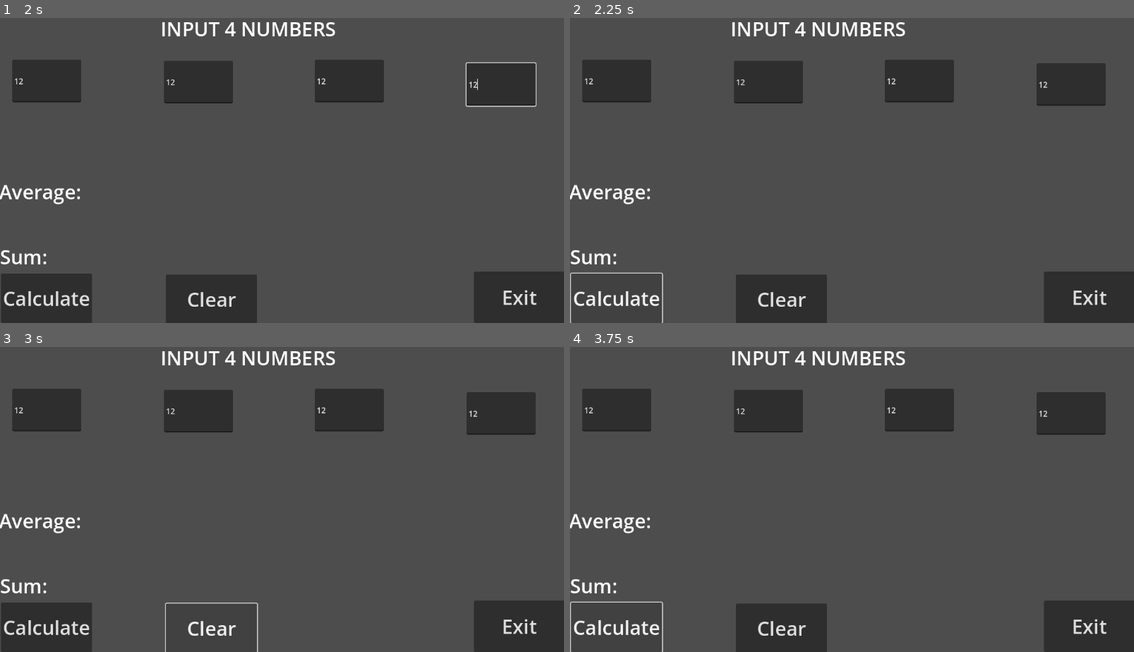
Above: before the commit, frames 1-4 (two rows, left to right).
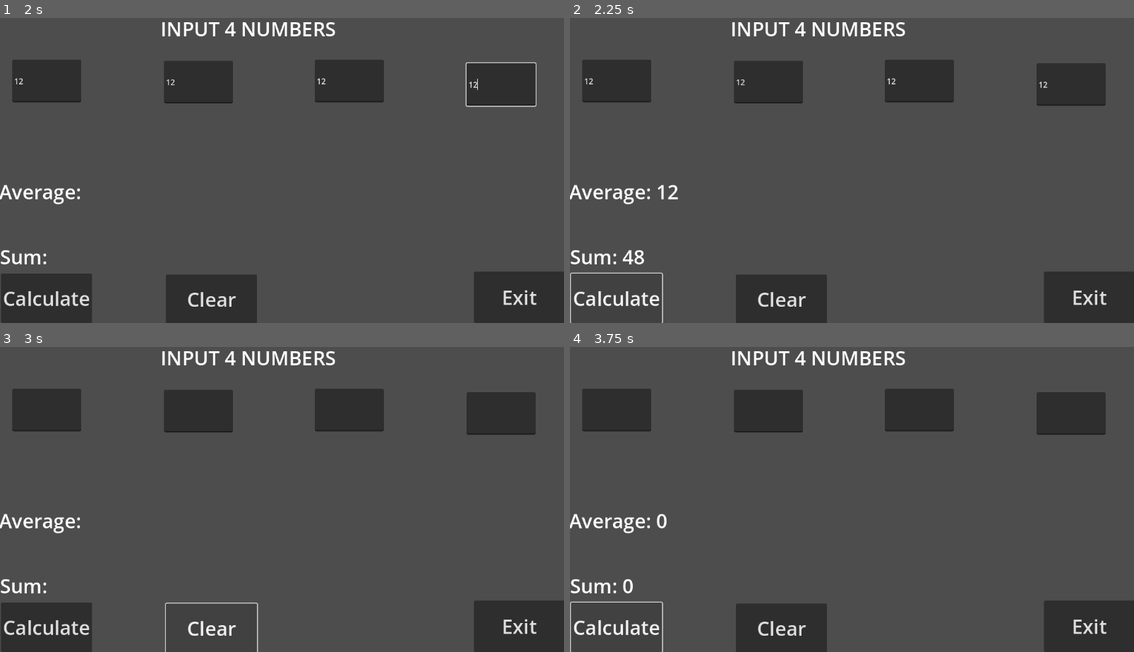
Above: after the commit, the same moments.

Repository: max-schilling/game-design-1
Game: Godot game, scene res://prog_54b.tscn
The game is run twice, just before and just after one commit, with the same random seed, the same clock (stepped at 60 frames per second) and the same inputs. The project has no main scene, so this scene is started directly.
Inputs (mouse positions are in pixels of both pictures, inside the frame that each line leads up to):
- Up to frame 1 (2 s): click (45, 82) at 0.52 s; type "12" at 0.6 s; click (197, 82) at 0.75 s; type "12" at 0.83 s; click (349, 82) at 0.98 s; type "12" at 1.07 s; click (501, 85) at 1.27 s; type "12" at 1.35 s
- Up to frame 2 (2.25 s): click "Calculate" at 2 s
- Up to frame 3 (3 s): click "Clear" at 2.75 s
- Up to frame 4 (3.75 s): click "Calculate" at 3.5 s

Frame 1 is identical in both runs. In frame 2, 0.2% of the frame differs, in the area x 9-20%, y 54-81%; in frame 3, less than 0.1%; in frame 4, 0.2%.
Error before the commit: Invalid access to property or key 'text' on a base object of type 'null instance'. (res://prog_54b.gd:4)

Commit message:
update 1/2 || 9/11

Diff:
--- a/prog_54b.gd
+++ b/prog_54b.gd
@@ -1,22 +1,24 @@
 extends Control
 
 func _on_btn_calc_pressed() -> void:
-	var numa = int($txtNumImp_1.text)
-	var numb = int($txtNumImp_2.text)
-	var numc = int($txtNumImp_3.text)
-	var numd = int($txtNumImp_4.text)
+	var numa = int($NumInput.text)
+	var numb = int($NumImp2.text)
+	var numc = int($NumImp3.text)
+	var numd = int($NumImp4.text)
 	var numSum = numa + numb + numc + numd
 	var numAver = numSum / 4
 	$lblAver.text = "Average: " + str(numAver)
 	$lblSum.text = "Sum: " + str(numSum)
-# Operators: + - * / %          ** pow
+# Operators: + - * / % =         ** pow
 # str - string (text)
 #int - interger (whole number)
 #float - floating-point number (w/ decimal)
 
 func _on_btn_clear_pressed() -> void:
-	$txtLen.text = ""
-	$txtWid.text = ""
+	$NumInput.text = ""
+	$NumImp2.text = ""
+	$NumImp3.text = ""
+	$NumImp4.text = ""
 	$lblAver.text = "Average: "
 	$lblSum.text = "Sum: "
 
--- a/prog_54b.tscn
+++ b/prog_54b.tscn
@@ -95,3 +95,5 @@
 offset_bottom = 204.0
 
 [connection signal="pressed" from="btnCalc" to="." method="_on_btn_calc_pressed"]
+[connection signal="pressed" from="btnClear" to="." method="_on_btn_clear_pressed"]
+[connection signal="pressed" from="btnExit" to="." method="_on_btn_exit_pressed"]
--- a/prog_88a.gd
+++ b/prog_88a.gd
@@ -1,6 +1,4 @@
 extends Control
-
-
 
 func _on_btn_calc_pressed() -> void:
 	var num1 = int($LineEdit.text)
@@ -31,8 +29,14 @@
 				"\nMin: " + str(Min)
 
 func _on_btn_clear_pressed() -> void:
-	#do regular clear thingys
+	$LineEdit.text = ""
+	$LineEdit2.text = ""
+	$bigLabel.text = "Sum: " + \
+				"\nDifferance: " + \
 
+				"\nAbs. Differance: " + \
+				"\nMax: " + \
+				"\nMin: "
 
 func _on_btn_exit_pressed() -> void:
 	get_tree().quit()
